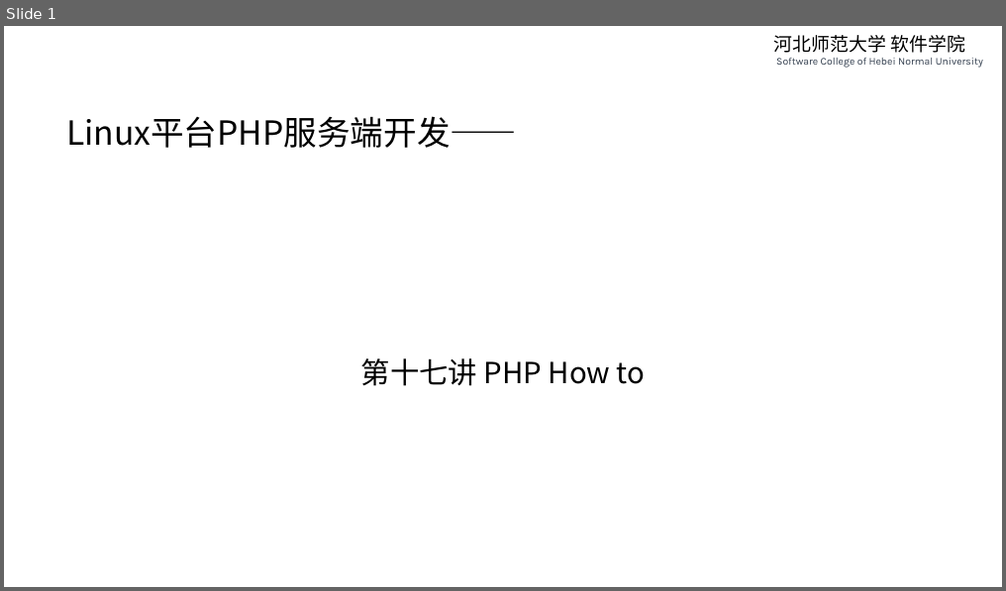
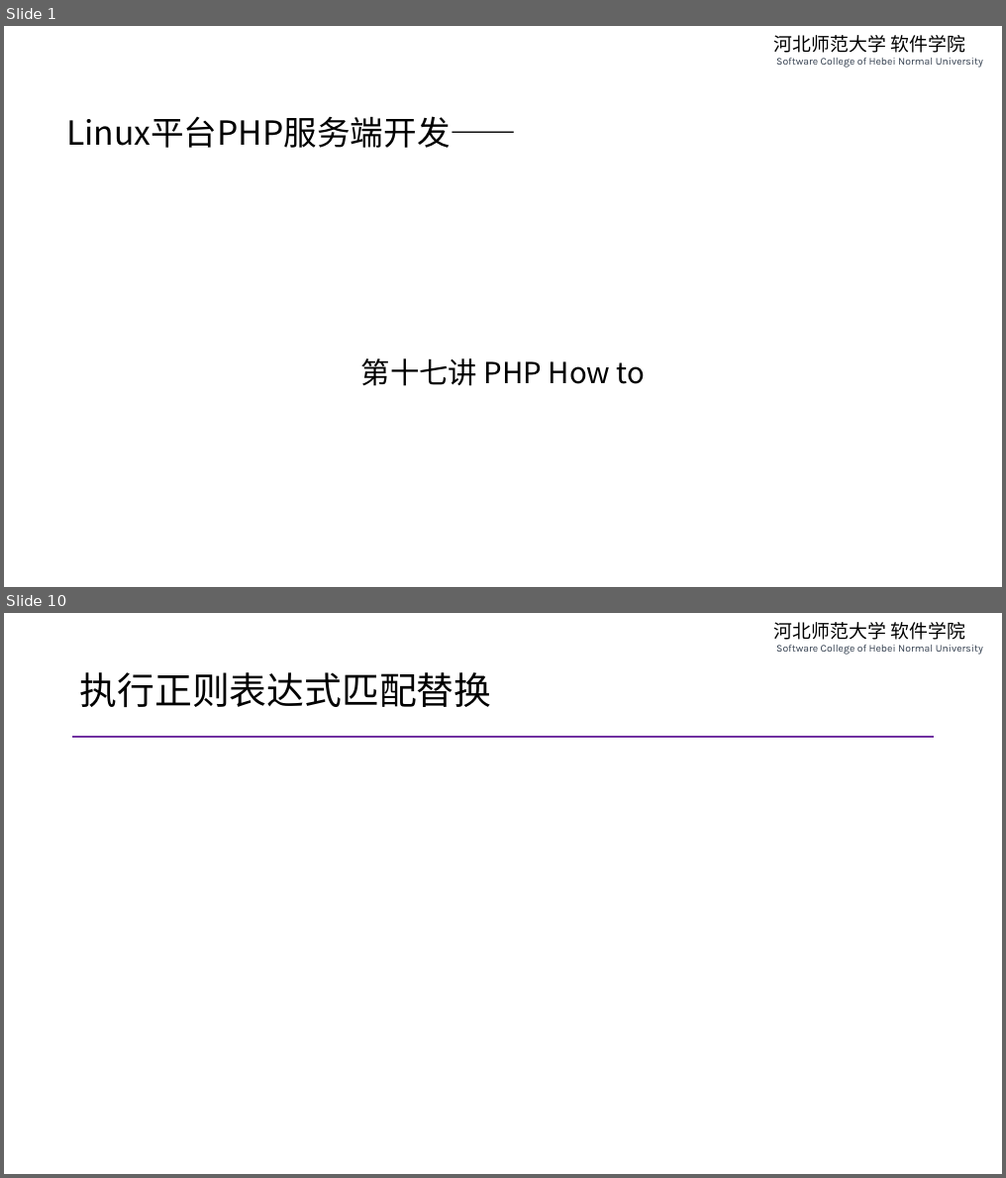
Before and after one commit to edu2act/course-php-serverside-development-on-linux, a slide deck: materials/slides/ch17-php-how-to.pptx. Shown one above the other, each under a label of ours: slide 1 before the commit, slides 1 and 10 after it; the slides between them are not shown. The pictures are 1006x591 and 1006x1178 pixels, drawn with LibreOffice and Linux fonts; fonts in the diff are those of the drawing. Boxes give left, top, right and bottom in pixels: in the first picture for what was removed or moved away, otherwise in the second. Text is boxed around its words. In the diff, an @@ line names an element or a change of style, - is before the commit and + after.

```diff
--- a/materials/slides/ch17-php-how-to.pptx
+++ b/materials/slides/ch17-php-how-to.pptx
@@ slide 10 added at <box>4,613,1002,1174</box>, background #FFFFFF; not listed: 1 template element that a slide beside it also shows @@
@@ title added at <box>80,672,492,707</box>, 36 pt, text #000000 @@
+执行正则表达式匹配替换
@@ line added from (73, 737) to (934, 737), #7030A0 2.25 pt @@
```
Also in this commit, not shown: 10 other slides added, 1 slide removed.
